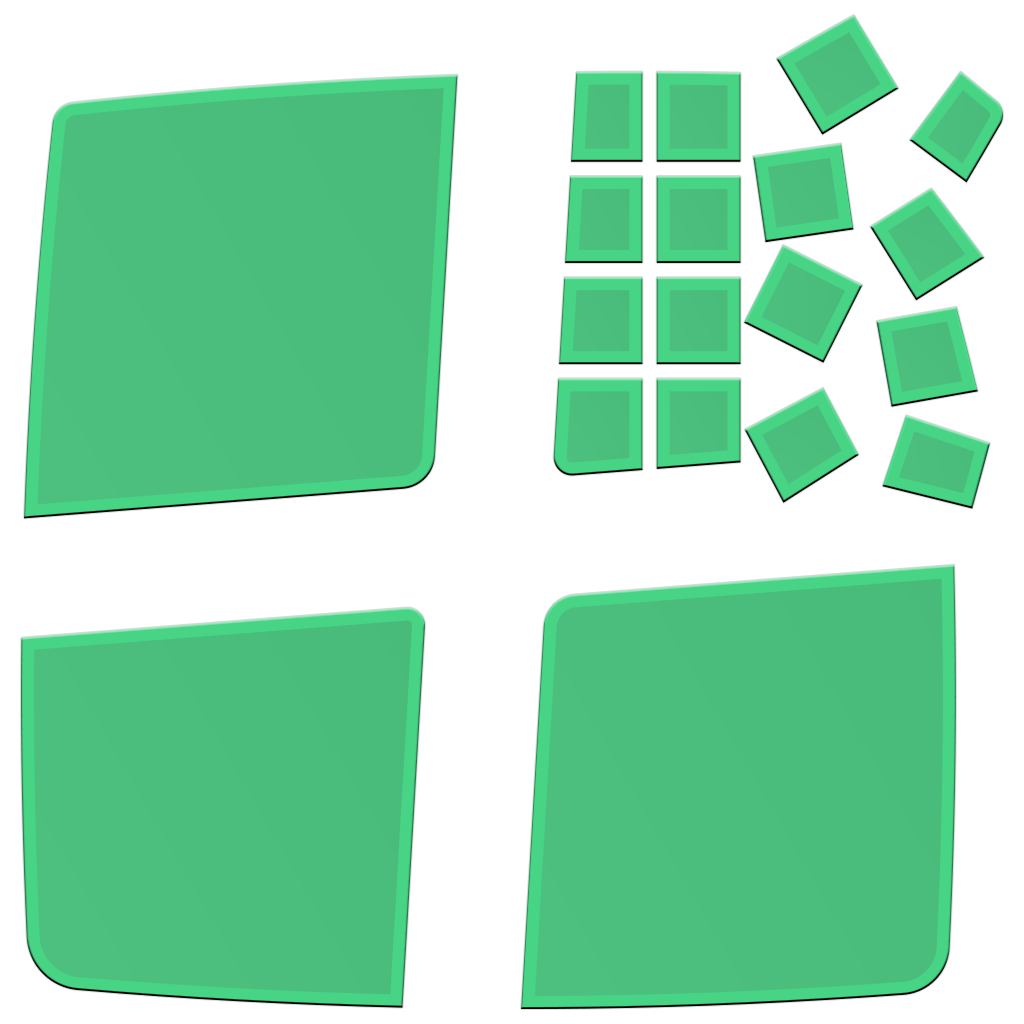
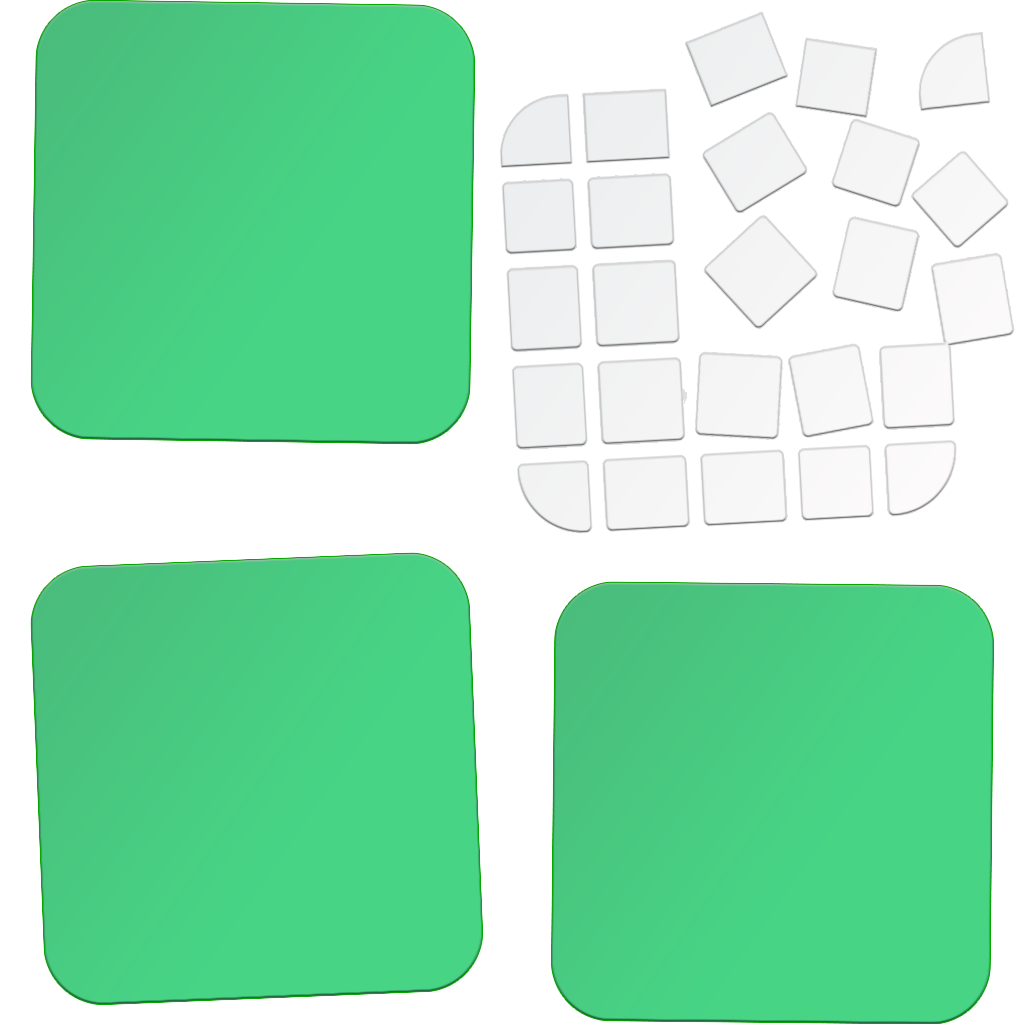
Layered file, before and after one edit (1024px x 1024px). Changes by layer:
painted on "Векторный смарт-объект" (1st of 4) over [21, 12, 1014, 1009]
added layer "Векторный смарт-объект" (2nd of 4) above "Векторный смарт-объект" over [31, 553, 483, 1005]
added layer "Векторный смарт-объект" (3rd of 4) above "Векторный смарт-объект" over [31, 0, 475, 444]
added layer "Векторный смарт-объект" (4th of 4) above "Слой 1" over [551, 582, 994, 1024]
